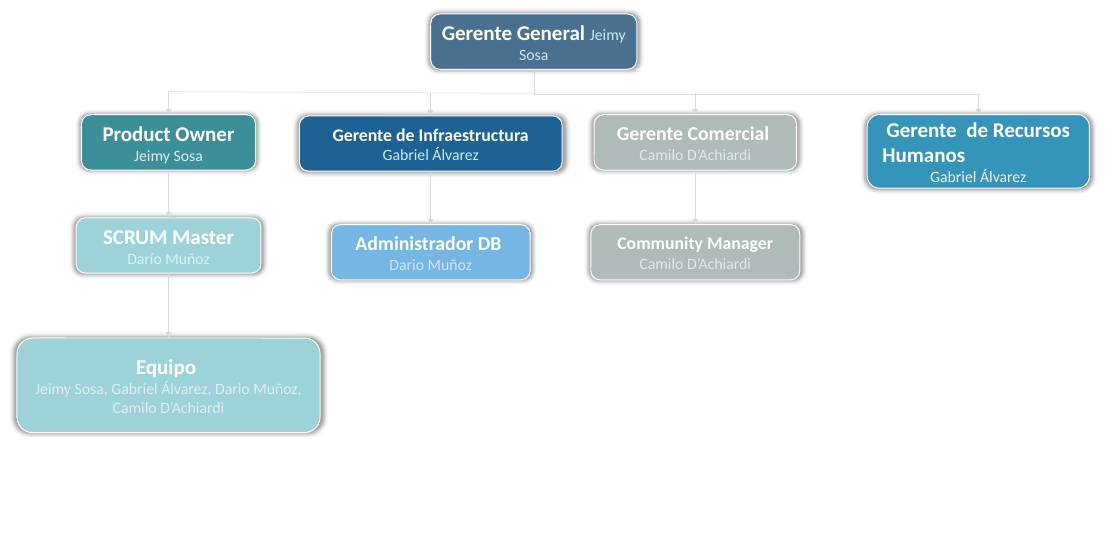
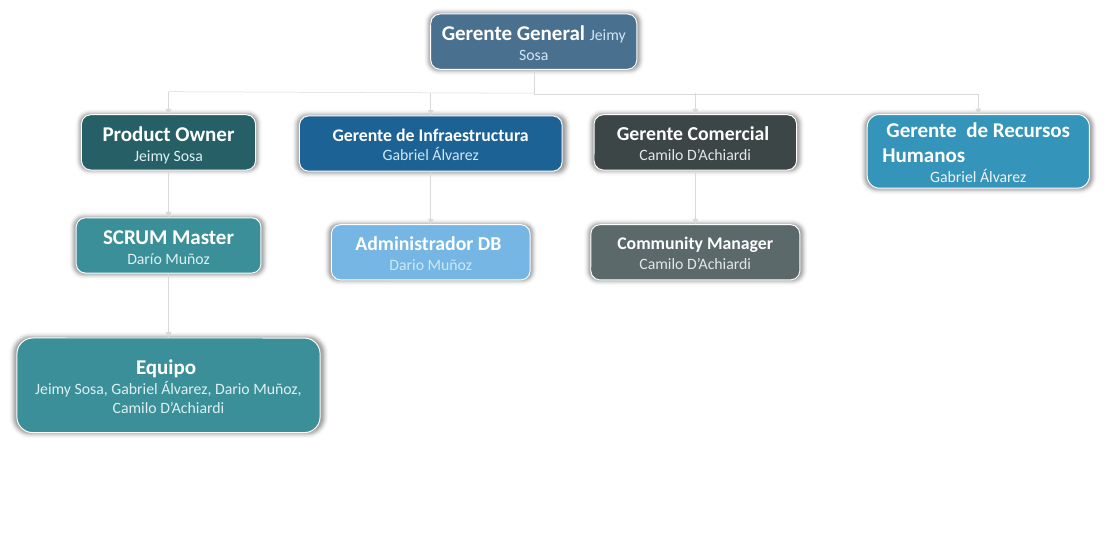
Before and after one commit to jrsosago/HPS, a slide deck: slide 1 of Gerencia del Proyecto/Roles/OrganigramaEquipo.pptx. Drawn at 1120x533 pixels with LibreOffice and Linux fonts; fonts in the diff are those of the drawing. Boxes give left, top, right and bottom in pixels: in the first picture for what was removed or moved away, otherwise in the second. Text is boxed around its words. In the diff, an @@ line names an element or a change of style, - is before the commit and + after.

```diff
--- a/Gerencia del Proyecto/Roles/OrganigramaEquipo.pptx
+++ b/Gerencia del Proyecto/Roles/OrganigramaEquipo.pptx
@@ rounded rectangle "Product Owner Jeimy Sosa" at bbox=[82, 114, 256, 170]: fill #3A8F98 to #266066 @@
@@ rounded rectangle "Gerente Comercial" at bbox=[594, 114, 796, 170]: fill #AFBABB to #3D4647 @@
@@ rounded rectangle "SCRUM Master Darío Muñoz" at bbox=[76, 218, 261, 273]: fill #9BD3D9 to #3A8F98 @@
@@ rounded rectangle "Community Manager Camilo D’Achiardi" at bbox=[591, 225, 800, 280]: fill #AFBABB to #5B696B @@
@@ rounded rectangle "Equipo" at bbox=[17, 338, 320, 433]: fill #9BD3D9 to #3A8F98 @@
```
Also in this commit, not shown: 3 other files.
